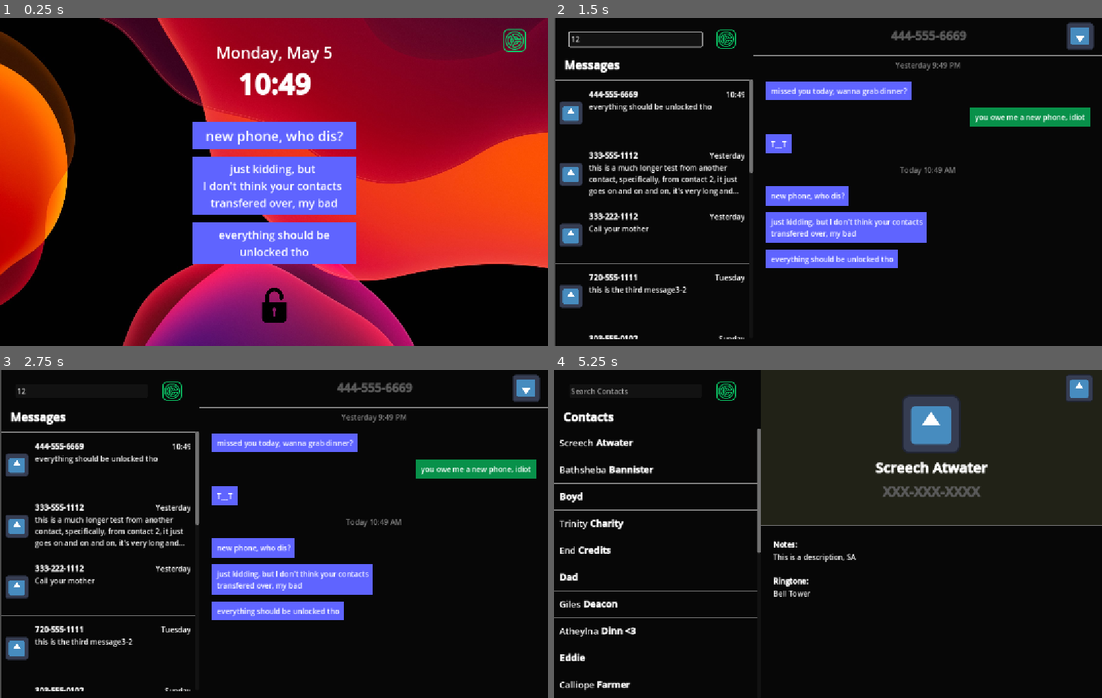
Above: before the commit, frames 1-4 (two rows, left to right).
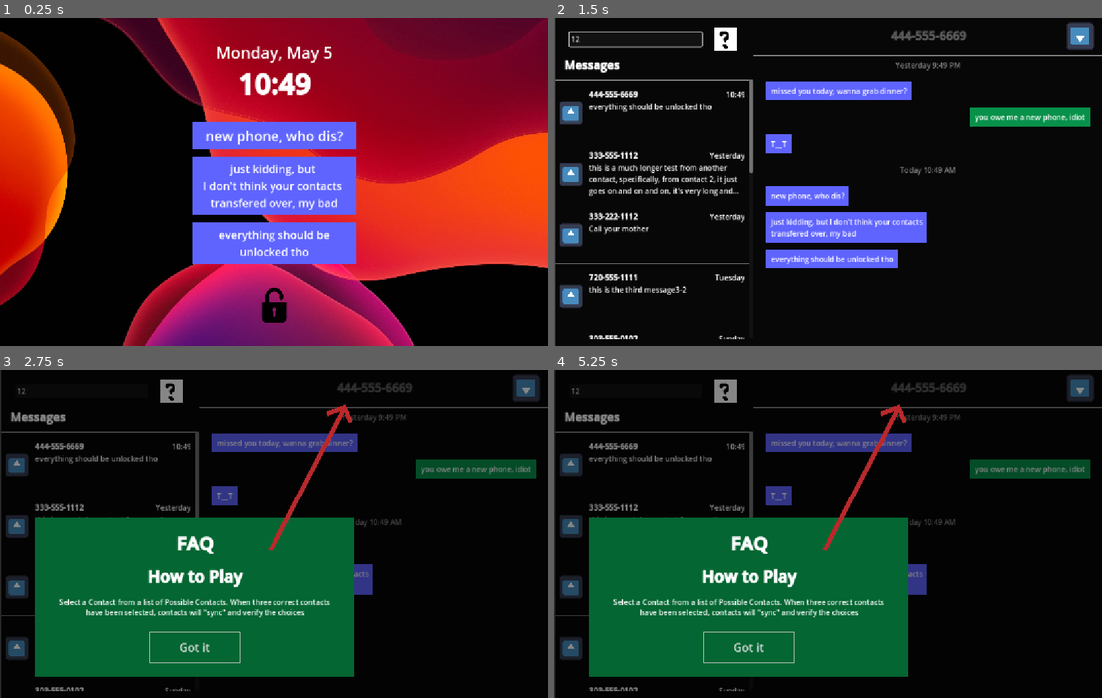
Above: after the commit, the same moments.

Repository: cyschneck/new-phone-who-dis
Game: Godot game, scene res://scenes/_main/start_menu.tscn
Two runs of this game, one before a commit and one after it. Both use one fixed random seed, a clock stepped at 60 frames per second and the inputs below. The engine's default icon, where the game draws it, is replaced by a stand-in: a white triangle on a blue panel in a dark square.
Inputs (mouse positions are in pixels of both pictures, inside the frame that each line leads up to):
- Up to frame 1 (0.25 s): no input
- Up to frame 2 (1.5 s): click (828, 306) at 0.5 s; click (636, 37) at 1.27 s; type "12" at 1.35 s
- Up to frame 3 (2.75 s): click (169, 389) at 2.02 s
- Up to frame 4 (5.25 s): click (751, 645) at 2.75 s, where only the run after the commit has a clickable "Got it"; click (723, 389) at 3.52 s; click (652, 461) at 4.27 s; click (1080, 389) at 5.02 s

The runs differ from the first frame. In frame 1, 0.2% of the frame differs, in the area x 91-96%, y 3-11%; in frame 2, 0.3%; in frame 3, 36%; in frame 4, 61%, in the area x 0-100%, y 0-100%.

Commit message:
setup FAQ button

Diff:
--- a/new-phone-who-dis/scenes/_main/contacts.tscn
+++ b/new-phone-who-dis/scenes/_main/contacts.tscn
@@ -1,8 +1,8 @@
 [gd_scene load_steps=9 format=3 uid="uid://ccvwhhb8t2b4t"]
 
 [ext_resource type="Script" uid="uid://cfmtt801jgikh" path="res://scripts/contacts/contacts_manager.gd" id="1_wdjsl"]
-[ext_resource type="Texture2D" uid="uid://b4hrwgkmvlmdj" path="res://images/icons8-settings-50-0CCE6B.png" id="2_3nqok"]
-[ext_resource type="Script" uid="uid://f4530de140nn" path="res://scripts/managers/settings.gd" id="3_yln2p"]
+[ext_resource type="Texture2D" uid="uid://cgh3l5dsp78rp" path="res://images/faq_button.png" id="2_wdjsl"]
+[ext_resource type="Script" uid="uid://bmfqpev5q4mic" path="res://scripts/managers/faq_button.gd" id="3_wdjsl"]
 [ext_resource type="PackedScene" uid="uid://c5rfdd52g1a61" path="res://scenes/contacts/contact_name.tscn" id="4_q0cfa"]
 [ext_resource type="Texture2D" uid="uid://dlvsclu2wa70u" path="res://images/icon.svg" id="5_0si4w"]
 [ext_resource type="Script" uid="uid://da3kvyqflppek" path="res://scripts/contacts/return_to_messages.gd" id="6_gt0pa"]
@@ -52,7 +52,7 @@
 keep_editing_on_text_submit = true
 emoji_menu_enabled = false
 
-[node name="SettingsButton" type="TextureButton" parent="BackgroundColor"]
+[node name="FAQButton" type="TextureButton" parent="BackgroundColor"]
 top_level = true
 custom_minimum_size = Vector2(50, 50)
 layout_mode = 0
@@ -60,8 +60,9 @@
 offset_top = 21.0
 offset_right = 401.0
 offset_bottom = 71.0
-texture_normal = ExtResource("2_3nqok")
-script = ExtResource("3_yln2p")
+texture_normal = ExtResource("2_wdjsl")
+stretch_mode = 0
+script = ExtResource("3_wdjsl")
 
 [node name="ContactsLeftList" type="Control" parent="BackgroundColor"]
 unique_name_in_owner = true
@@ -323,6 +324,7 @@
 
 [node name="PhoneSelectPopup" type="Control" parent="BackgroundColor"]
 unique_name_in_owner = true
+visible = false
 layout_mode = 1
 anchors_preset = 8
 anchor_left = 0.5
@@ -419,7 +421,7 @@
 theme_override_styles/normal = SubResource("StyleBoxFlat_wdjsl")
 text = "X"
 
-[connection signal="pressed" from="BackgroundColor/SettingsButton" to="BackgroundColor/SettingsButton" method="_on_pressed"]
+[connection signal="pressed" from="BackgroundColor/FAQButton" to="BackgroundColor/FAQButton" method="_on_pressed"]
 [connection signal="pressed" from="BackgroundColor/FullContactRight/TopFrame/HeaderContact/Phone Number/SelectNumber" to="ContactsManager" method="_on_select_number_pressed"]
 [connection signal="pressed" from="BackgroundColor/FullContactRight/ReturnToMessages" to="BackgroundColor/FullContactRight/ReturnToMessages" method="_on_pressed"]
 [connection signal="pressed" from="BackgroundColor/PhoneSelectPopup/ClosePopup" to="ContactsManager" method="_on_close_popup_pressed"]
--- a/new-phone-who-dis/scenes/_main/messages.tscn
+++ b/new-phone-who-dis/scenes/_main/messages.tscn
@@ -2,8 +2,8 @@
 
 [ext_resource type="Script" uid="uid://do3e4ldyqejfj" path="res://scripts/messages/messages_manager.gd" id="1_dppxf"]
 [ext_resource type="Script" uid="uid://u181dkwfqb85" path="res://scripts/messages/search_bar.gd" id="2_jy8bd"]
-[ext_resource type="Texture2D" uid="uid://b4hrwgkmvlmdj" path="res://images/icons8-settings-50-0CCE6B.png" id="3_bdw3y"]
-[ext_resource type="Script" uid="uid://f4530de140nn" path="res://scripts/managers/settings.gd" id="4_d67uv"]
+[ext_resource type="Texture2D" uid="uid://cgh3l5dsp78rp" path="res://images/faq_button.png" id="3_bdw3y"]
+[ext_resource type="Script" uid="uid://bmfqpev5q4mic" path="res://scripts/managers/faq_button.gd" id="4_bdw3y"]
 [ext_resource type="PackedScene" uid="uid://cmb6w2h80yo6f" path="res://scenes/messages/contact_with_last_message.tscn" id="5_dvosh"]
 [ext_resource type="Texture2D" uid="uid://dlvsclu2wa70u" path="res://images/icon.svg" id="6_l0wf5"]
 [ext_resource type="Script" uid="uid://c0fwdldoayhqb" path="res://scripts/messages/return_to_contacts.gd" id="7_wevnu"]
@@ -67,7 +67,7 @@
 emoji_menu_enabled = false
 script = ExtResource("2_jy8bd")
 
-[node name="SettingsButton" type="TextureButton" parent="BackgroundColor"]
+[node name="FAQButton" type="TextureButton" parent="BackgroundColor"]
 top_level = true
 custom_minimum_size = Vector2(50, 50)
 layout_mode = 0
@@ -76,7 +76,8 @@
 offset_right = 401.0
 offset_bottom = 71.0
 texture_normal = ExtResource("3_bdw3y")
-script = ExtResource("4_d67uv")
+stretch_mode = 4
+script = ExtResource("4_bdw3y")
 
 [node name="ContactMessageLeft" type="Control" parent="BackgroundColor"]
 unique_name_in_owner = true
@@ -394,7 +395,7 @@
 text = "X"
 
 [connection signal="text_submitted" from="BackgroundColor/SearchBar" to="BackgroundColor/SearchBar" method="_on_text_submitted"]
-[connection signal="pressed" from="BackgroundColor/SettingsButton" to="BackgroundColor/SettingsButton" method="_on_pressed"]
+[connection signal="pressed" from="BackgroundColor/FAQButton" to="BackgroundColor/FAQButton" method="_on_pressed"]
 [connection signal="pressed" from="BackgroundColor/MessageFieldRight/Header/Header/Button" to="MessagesManager" method="_on_button_pressed"]
 [connection signal="pressed" from="BackgroundColor/MessageFieldRight/Header/ContactsListButton" to="BackgroundColor/MessageFieldRight/Header/ContactsListButton" method="_on_pressed"]
 [connection signal="pressed" from="BackgroundColor/SelectContactPopup/PopupBackgroundColor/ClosePopup" to="BackgroundColor/SelectContactPopup" method="_on_close_popup_pressed"]
--- a/new-phone-who-dis/scenes/_main/start_menu.tscn
+++ b/new-phone-who-dis/scenes/_main/start_menu.tscn
@@ -1,7 +1,6 @@
-[gd_scene load_steps=5 format=3 uid="uid://wi1t0rolui8t"]
+[gd_scene load_steps=4 format=3 uid="uid://wi1t0rolui8t"]
 
 [ext_resource type="Texture2D" uid="uid://byeix3j4lybxw" path="res://images/start_menu_background.jpg" id="1_uqfyk"]
-[ext_resource type="Texture2D" uid="uid://b4hrwgkmvlmdj" path="res://images/icons8-settings-50-0CCE6B.png" id="2_wlk3l"]
 [ext_resource type="Texture2D" uid="uid://5hunntdsoaai" path="res://images/unlock.png" id="3_dly2a"]
 [ext_resource type="Script" uid="uid://en8j6d6asmu0" path="res://scripts/start_menu/unlock_main.gd" id="4_lcwtt"]
 
@@ -23,20 +22,6 @@
 texture = ExtResource("1_uqfyk")
 expand_mode = 3
 stretch_mode = 5
-
-[node name="Settings" type="TextureRect" parent="BackgroundImage"]
-layout_mode = 1
-anchors_preset = 1
-anchor_left = 1.0
-anchor_right = 1.0
-offset_left = -144.0
-offset_top = 19.0
-offset_right = -84.0
-offset_bottom = 79.0
-grow_horizontal = 0
-texture = ExtResource("2_wlk3l")
-expand_mode = 1
-stretch_mode = 4
 
 [node name="MarginContainer" type="MarginContainer" parent="BackgroundImage"]
 layout_mode = 1
--- /dev/null
+++ b/new-phone-who-dis/scenes/manager/faq_popup.tscn
@@ -0,0 +1,134 @@
+[gd_scene load_steps=4 format=3 uid="uid://bchqmafjjiofy"]
+
+[ext_resource type="Script" uid="uid://c4un5xti7h2pr" path="res://scripts/managers/faq_popup.gd" id="1_bxj66"]
+
+[sub_resource type="StyleBoxFlat" id="StyleBoxFlat_54f3x"]
+bg_color = Color(0.00928304, 0.305852, 0.144199, 1)
+border_width_left = 2
+border_width_top = 2
+border_width_right = 2
+border_width_bottom = 2
+
+[sub_resource type="StyleBoxFlat" id="StyleBoxFlat_bxj66"]
+bg_color = Color(0.6, 0.6, 0.6, 0)
+border_width_left = 2
+border_width_top = 2
+border_width_right = 2
+border_width_bottom = 2
+
+[node name="FAQPopup" type="CanvasLayer"]
+process_mode = 3
+script = ExtResource("1_bxj66")
+
+[node name="BlockInput" type="ColorRect" parent="."]
+anchors_preset = 15
+anchor_right = 1.0
+anchor_bottom = 1.0
+grow_horizontal = 2
+grow_vertical = 2
+color = Color(0, 0, 0, 0.47451)
+
+[node name="Container" type="Control" parent="."]
+layout_mode = 3
+anchors_preset = 8
+anchor_left = 0.5
+anchor_top = 0.5
+anchor_right = 0.5
+anchor_bottom = 0.5
+offset_left = -524.0
+offset_top = -37.0
+offset_right = 176.0
+offset_bottom = 313.0
+grow_horizontal = 2
+grow_vertical = 2
+
+[node name="ColorRect" type="ColorRect" parent="Container"]
+layout_mode = 1
+anchors_preset = 15
+anchor_right = 1.0
+anchor_bottom = 1.0
+grow_horizontal = 2
+grow_vertical = 2
+color = Color(0.0163044, 0.399263, 0.196743, 1)
+
+[node name="MarginContainer" type="MarginContainer" parent="Container/ColorRect"]
+layout_mode = 1
+anchors_preset = 15
+anchor_right = 1.0
+anchor_bottom = 1.0
+grow_horizontal = 2
+grow_vertical = 2
+theme_override_constants/margin_left = 40
+theme_override_constants/margin_top = 30
+theme_override_constants/margin_right = 40
+theme_override_constants/margin_bottom = 30
+
+[node name="VBoxContainer" type="VBoxContainer" parent="Container/ColorRect/MarginContainer"]
+layout_mode = 2
+theme_override_constants/separation = 20
+
+[node name="FAQ" type="RichTextLabel" parent="Container/ColorRect/MarginContainer/VBoxContainer"]
+layout_mode = 2
+theme_override_font_sizes/bold_font_size = 40
+bbcode_enabled = true
+text = "[b]FAQ[/b]"
+fit_content = true
+scroll_active = false
+horizontal_alignment = 1
+vertical_alignment = 1
+
+[node name="HowToPlay" type="RichTextLabel" parent="Container/ColorRect/MarginContainer/VBoxContainer"]
+layout_mode = 2
+theme_override_font_sizes/bold_font_size = 35
+bbcode_enabled = true
+text = "[b]How to Play[/b]"
+fit_content = true
+horizontal_alignment = 1
+vertical_alignment = 1
+
+[node name="Description" type="RichTextLabel" parent="Container/ColorRect/MarginContainer/VBoxContainer"]
+layout_mode = 2
+text = "Select a Contact from a list of Possible Contacts. When three correct contacts have been selected, contacts will \"sync\" and verify the choices"
+fit_content = true
+horizontal_alignment = 1
+vertical_alignment = 1
+
+[node name="ClosePopup" type="Button" parent="Container/ColorRect/MarginContainer"]
+custom_minimum_size = Vector2(200, 70)
+layout_mode = 2
+size_flags_horizontal = 4
+size_flags_vertical = 8
+theme_override_font_sizes/font_size = 25
+theme_override_styles/hover = SubResource("StyleBoxFlat_54f3x")
+theme_override_styles/normal = SubResource("StyleBoxFlat_bxj66")
+text = "Got it"
+
+[node name="MessagesArrow" type="Line2D" parent="."]
+position = Vector2(-41, 26)
+points = PackedVector2Array(633, 369, 796, 55)
+default_color = Color(0.724837, 0.159743, 0.173209, 1)
+
+[node name="Line2D" type="Line2D" parent="MessagesArrow"]
+points = PackedVector2Array(756, 70, 799, 54)
+default_color = Color(0.72549, 0.160784, 0.172549, 1)
+
+[node name="Line2D2" type="Line2D" parent="MessagesArrow"]
+position = Vector2(-2, -2)
+points = PackedVector2Array(811, 91, 795, 54)
+default_color = Color(0.72549, 0.160784, 0.172549, 1)
+
+[node name="ContactsArrow" type="Line2D" parent="."]
+position = Vector2(-40, 233)
+points = PackedVector2Array(707, 219, 796, 55)
+default_color = Color(0.724837, 0.159743, 0.173209, 1)
+
+[node name="Line2D" type="Line2D" parent="ContactsArrow"]
+points = PackedVector2Array(756, 70, 799, 54)
+default_color = Color(0.72549, 0.160784, 0.172549, 1)
+
+[node name="Line2D2" type="Line2D" parent="ContactsArrow"]
+position = Vector2(-2, -2)
+points = PackedVector2Array(811, 91, 795, 54)
+default_color = Color(0.72549, 0.160784, 0.172549, 1)
+
+[connection signal="pressed" from="Container/ColorRect/MarginContainer/ClosePopup" to="." method="_on_close_popup_pressed"]
--- /dev/null
+++ b/new-phone-who-dis/scripts/managers/faq_button.gd
@@ -0,0 +1,5 @@
+extends TextureButton
+
+
+func _on_pressed() -> void:
+	GameManager.display_faq(get_tree().current_scene.name)
--- /dev/null
+++ b/new-phone-who-dis/scripts/managers/faq_popup.gd
@@ -0,0 +1,6 @@
+extends CanvasLayer
+
+
+func _on_close_popup_pressed() -> void:
+	get_tree().paused = false
+	self.queue_free() # delete self
--- a/new-phone-who-dis/scripts/managers/game_manager.gd
+++ b/new-phone-who-dis/scripts/managers/game_manager.gd
@@ -1,6 +1,9 @@
 extends Node
 
 # Game/Scene Manager to save between scenes
+
+# FAQ
+const FAQ_POPUP = preload("res://scenes/manager/faq_popup.tscn")
 
 # Store message data from JSON
 const MESSAGES_JSON = "res://data/messages.json"
@@ -118,3 +121,15 @@
 
 	sorted_contacts = contact_ordering.keys()
 	sorted_contacts.sort() # sort list of strings
+
+func display_faq(scene_name: String) -> void:
+	# display FAQ with scene specific details
+	get_tree().paused = true
+	var faq_popup = FAQ_POPUP.instantiate()
+	if scene_name == "messages":
+		faq_popup.get_child(2).visible = true
+		faq_popup.get_child(3).visible = false
+	if scene_name == "contacts":
+		faq_popup.get_child(2).visible = false
+		faq_popup.get_child(3).visible = true
+	self.add_child(faq_popup)
--- a/new-phone-who-dis/scripts/managers/settings.gd
+++ /dev/null
@@ -1,5 +0,0 @@
-extends TextureButton
-
-
-func _on_pressed() -> void:
-	print("settings button pressed")
Binary file added: new-phone-who-dis/images/faq_button.png
Not shown, changed: new-phone-who-dis/images/faq_button.png.import
Binary file removed: new-phone-who-dis/images/icons8-settings-50-0CCE6B.png
Not shown, added: new-phone-who-dis/scripts/managers/faq_button.gd.uid
Not shown, added: new-phone-who-dis/scripts/managers/faq_popup.gd.uid
Not shown, removed: new-phone-who-dis/scripts/managers/settings.gd.uid
